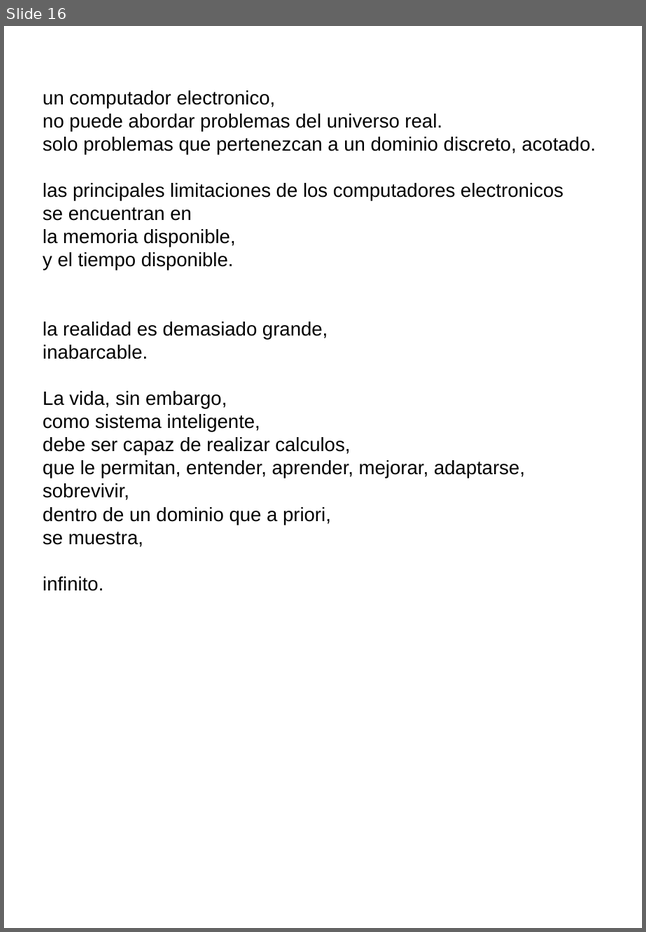
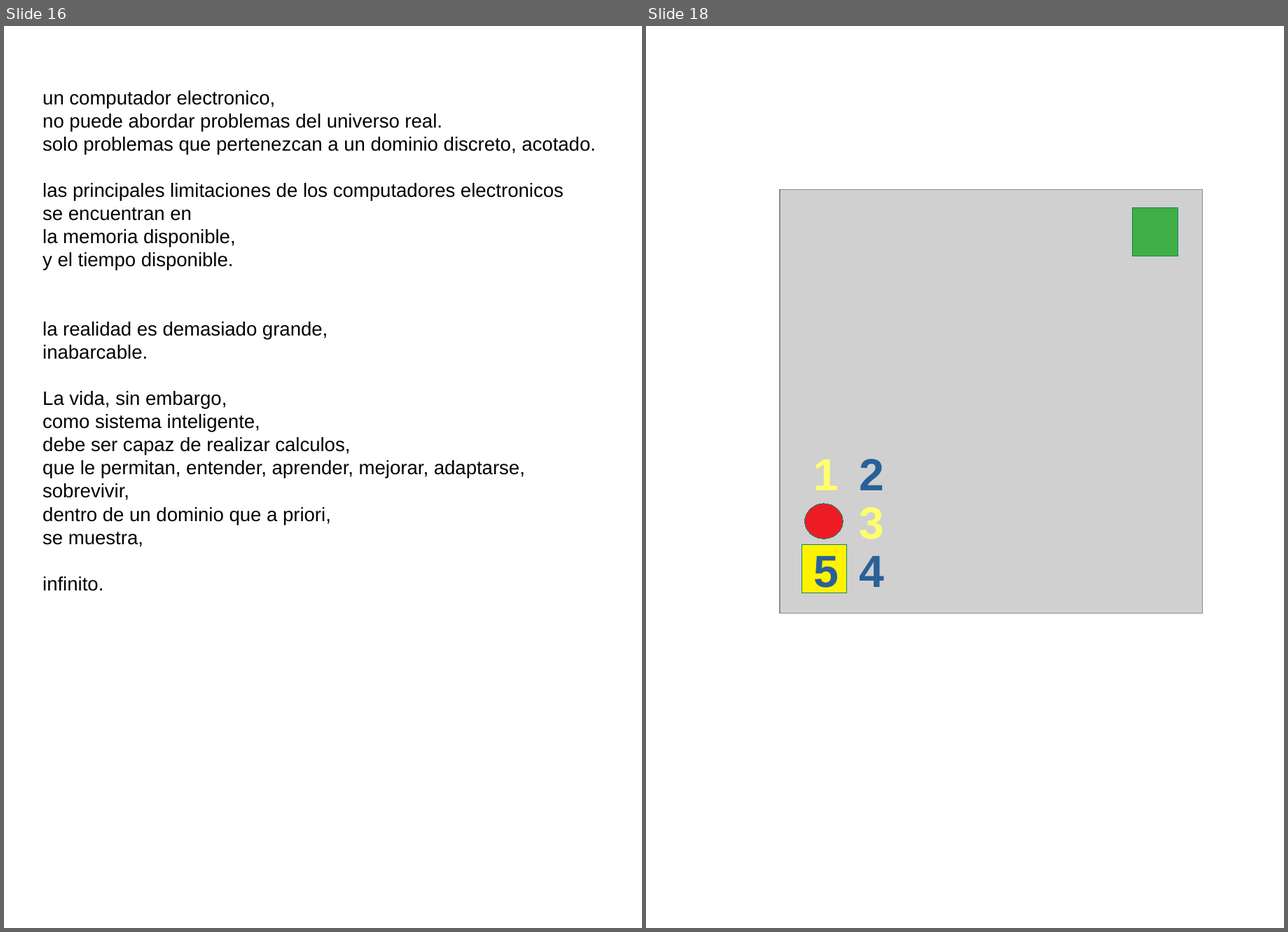
Before and after one commit to fabhrius/La-Cosa, a slide deck: capitulos/7 - Potencia del sistema/Potencia del sistema.odp. Shown side by side, each under a label of ours: slide 16 before the commit, slides 16 and 18 after it; the slides between them are not shown. The pictures are 646x932 and 1288x932 pixels, drawn with LibreOffice and Linux fonts; fonts in the diff are those of the drawing; grey boxes stand for pictures. Boxes give left, top, right and bottom in pixels: in the first picture for what was removed or moved away, otherwise in the second. Text is boxed around its words. In the diff, an @@ line names an element or a change of style, - is before the commit and + after.

```diff
--- a/capitulos/7 - Potencia del sistema/Potencia del sistema.odp
+++ b/capitulos/7 - Potencia del sistema/Potencia del sistema.odp
@@ slide 18 added at bbox=[646, 26, 1284, 928], background #FFFFFF @@
@@ picture added at bbox=[780, 190, 1202, 613] @@
@@ rectangle added at bbox=[1132, 208, 1178, 256], fill #3FAF46, outline #158466 0 pt @@
@@ text added at bbox=[859, 459, 884, 490], 42 pt, text #2A6099, bold @@
+2
@@ ellipse added at bbox=[805, 503, 843, 539], fill #ED1C24, outline #158466 0 pt @@
@@ rectangle added at bbox=[802, 545, 848, 594], fill #FFF200, outline #158466 0 pt @@
@@ text added at bbox=[813, 555, 838, 596], 42 pt, text #2A6099, bold @@
+5
@@ text added at bbox=[859, 556, 884, 587], 42 pt, text #2A6099, bold @@
+4
```
Also in this commit, not shown: 2 slides changed, 3 other slides added, 1 other file.
